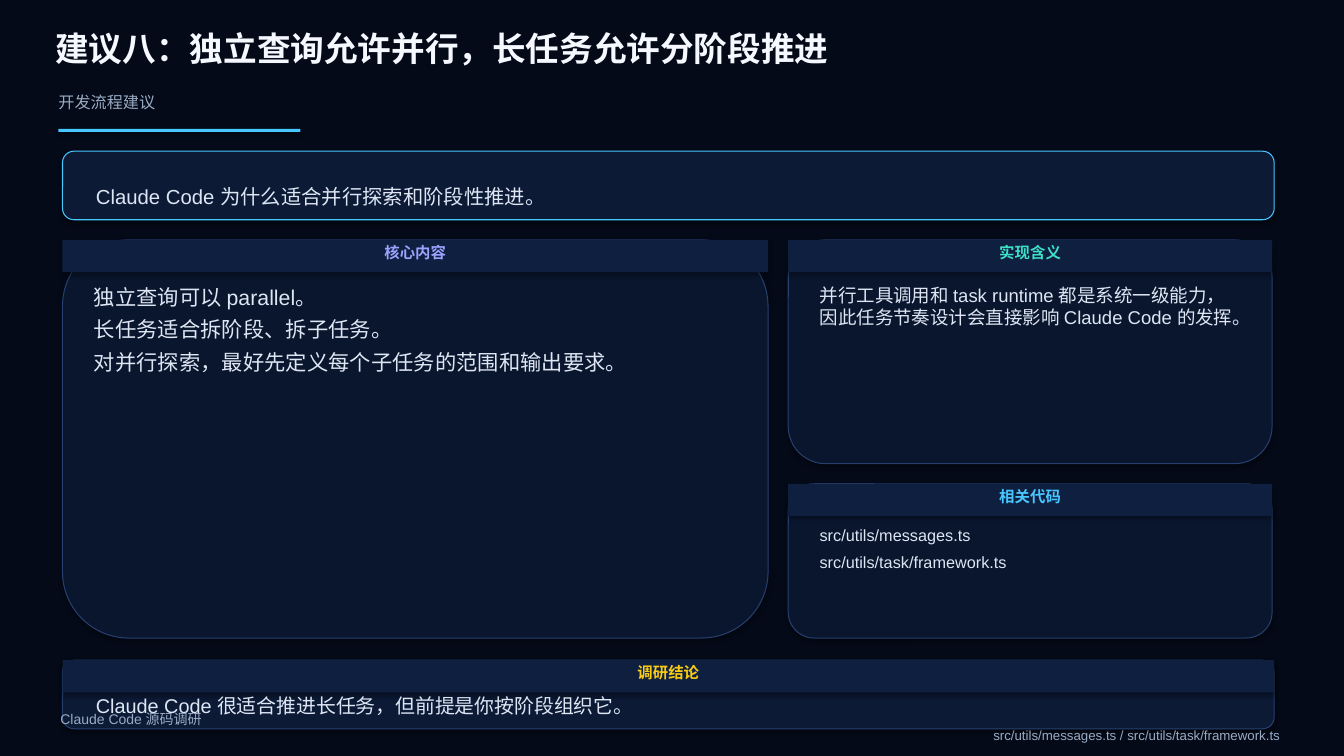
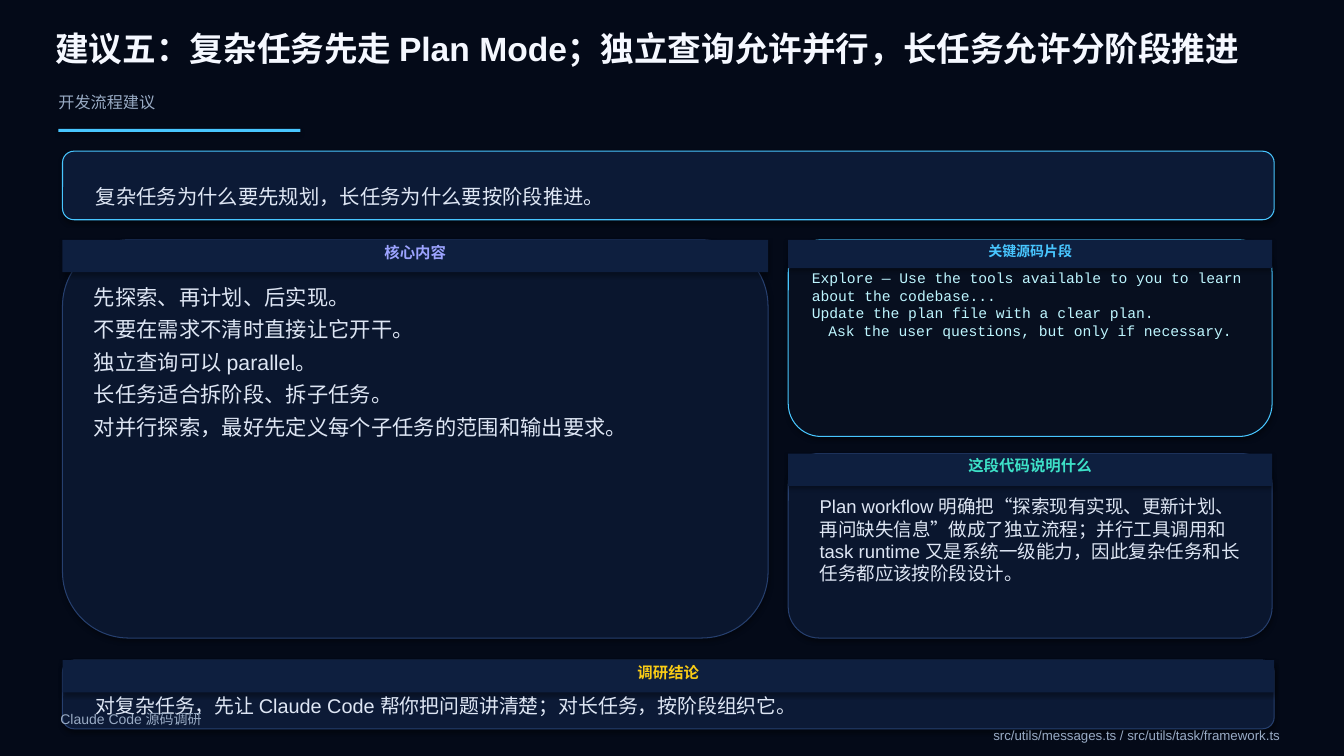
Before and after one commit to boboliu-1010/ccode, a slide deck: slide 33 of docs/zh/10-Claude Code 源码调研.pptx (slide 49 before the commit). Drawn at 1344x756 pixels with LibreOffice and Linux fonts; fonts in the diff are those of the drawing. Boxes give left, top, right and bottom in pixels: in the first picture for what was removed or moved away, otherwise in the second. Text is boxed around its words. In the diff, an @@ line names an element or a change of style, - is before the commit and + after.

```diff
--- a/docs/zh/10-Claude Code 源码调研.pptx
+++ b/docs/zh/10-Claude Code 源码调研.pptx
@@ text at (55, 32, 1239, 67): text changed @@
-建议八：独立查询允许并行，长任务允许分阶段推进
+建议五：复杂任务先走 Plan Mode；独立查询允许并行，长任务允许分阶段推进
@@ text at (96, 187, 604, 206): text changed @@
-Claude Code 为什么适合并行探索和阶段性推进。
+复杂任务为什么要先规划，长任务为什么要按阶段推进。
@@ rounded rectangle removed at (788, 240, 1272, 464) @@
@@ rectangle removed at (788, 240, 1272, 272) @@
-实现含义
@@ rounded rectangle added at (788, 240, 1272, 437), fill #070F1F, outline #48C6FF 0.75 pt, 10.5 pt, text #BEF6FF @@
+Explore — Use the tools available to you to learn about the codebase...
+Update the plan file with a clear plan.
+Ask the user questions, but only if necessary.
@@ rectangle added at (788, 240, 1272, 268), fill #0E1F3F, 10 pt, text #48C6FF, bold @@
+关键源码片段
@@ text at (94, 287, 414, 339): paragraphs added @@
+先探索、再计划、后实现。
+不要在需求不清时直接让它开干。
@@ text removed at (820, 286, 1251, 326) @@
-并行工具调用和 task runtime 都是系统一级能力，因此任务节奏设计会直接影响 Claude Code 的发挥。
@@ rounded rectangle: place and size @@
-rounded rectangle at (788, 484, 1272, 638)
+rounded rectangle at (788, 454, 1272, 638)
@@ rectangle "这段代码说明什么": place and size @@
-rectangle "这段代码说明什么" at (788, 484, 1272, 516)
+rectangle "这段代码说明什么" at (788, 454, 1272, 486)
@@ text in rectangle at (968, 458, 1091, 473): text changed; text colour #48C6FF to #3DE0C7 @@
-相关代码
+这段代码说明什么
@@ text added at (820, 497, 1239, 582), 13.2 pt, text #DEE6F4 @@
+Plan workflow 明确把“探索现有实现、更新计划、再问缺失信息”做成了独立流程；并行工具调用和 task runtime 又是系统一级能力，因此复杂任务和长任务都应该按阶段设计。
@@ text removed at (820, 529, 1007, 568) @@
-src/utils/messages.ts
-src/utils/task/framework.ts
@@ text at (96, 696, 796, 720): text changed @@
-Claude Code 很适合推进长任务，但前提是你按阶段组织它。
+对复杂任务，先让 Claude Code 帮你把问题讲清楚；对长任务，按阶段组织它。
```
Also in this commit, not shown: 29 other slides changed, 2 slides added, 18 slides removed, 2 other files.
